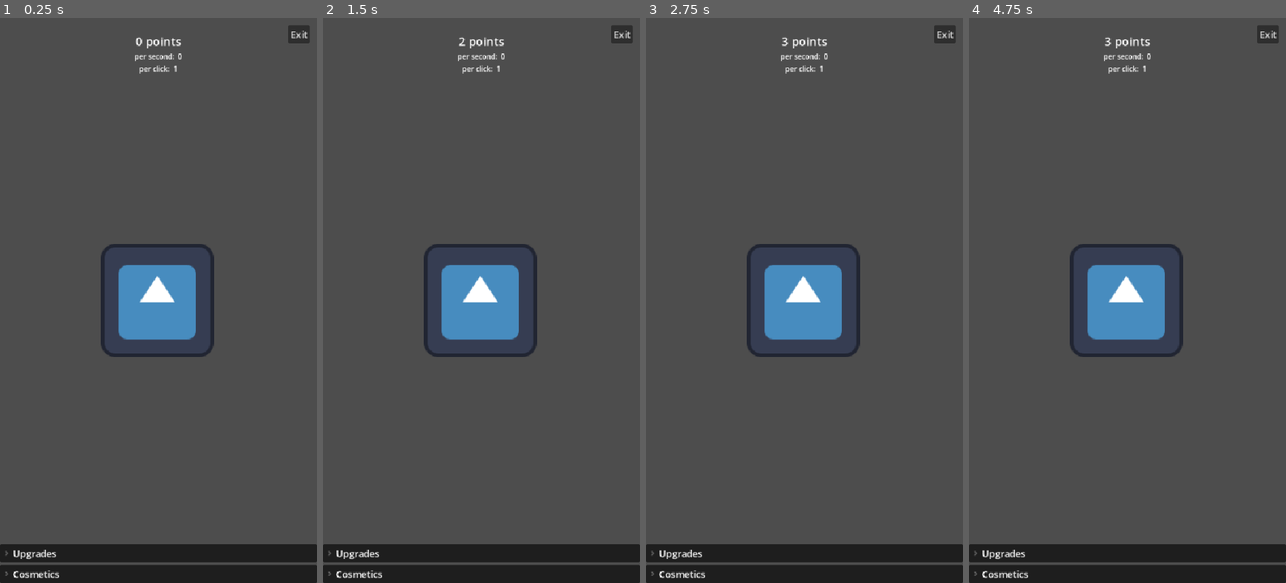
Above: before the commit, frames 1-4 (left to right).
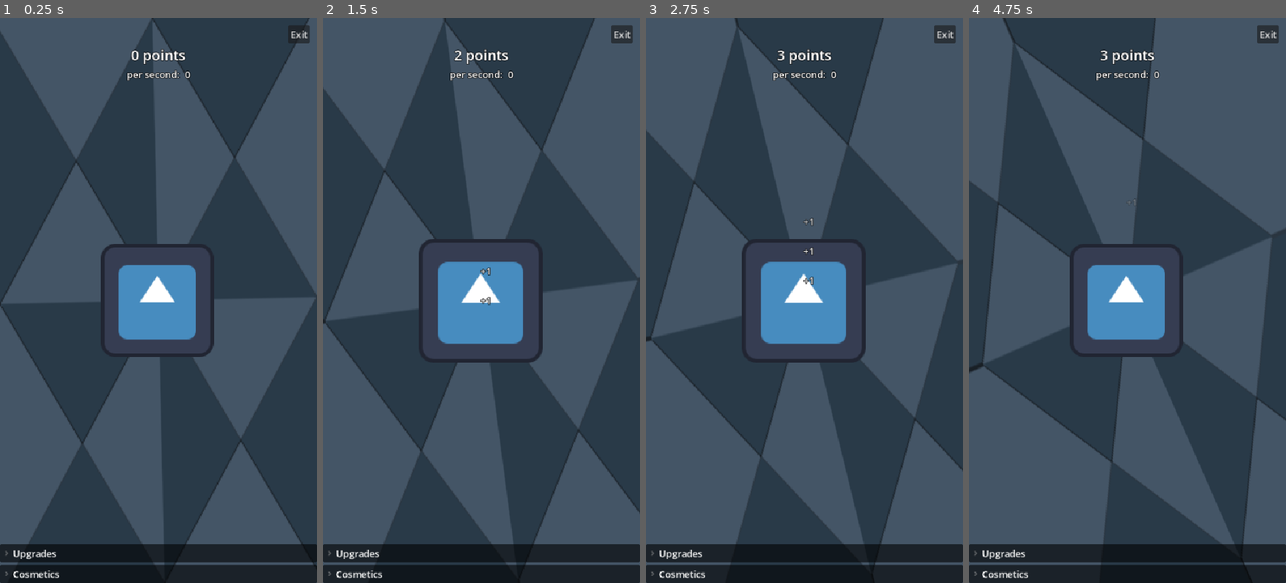
Above: after the commit, the same moments.

Repository: jermjar/Musty-Clicker
Game: Godot game, scene res://game.tscn
Two runs of this game, one before a commit and one after it. Both use one fixed random seed, a clock stepped at 60 frames per second and the inputs below. The engine's default icon, where the game draws it, is replaced by a stand-in: a white triangle on a blue panel in a dark square.
Inputs (mouse positions are in pixels of both pictures, inside the frame that each line leads up to):
- Up to frame 1 (0.25 s): no input
- Up to frame 2 (1.5 s): click (481, 300) at 0.5 s; click (481, 300) at 1.25 s
- Up to frame 3 (2.75 s): click (804, 300) at 2 s
- Up to frame 4 (4.75 s): move the mouse to (1197, 272) at 2.77 s; move the mouse to (1064, 328) at 3.52 s; move the mouse to (1159, 176) at 4.27 s

The runs differ from the first frame. In frame 1, 85% of the frame differs, in the area x 0-100%, y 0-97%; in frame 2, 86%; in frame 3, 86%; in frame 4, 85%.

Commit message:
Better Art
- More Cosmetics too

Diff:
--- /dev/null
+++ b/background.gdshader
@@ -0,0 +1,46 @@
+shader_type canvas_item;
+
+uniform float rotation_speed : hint_range(-360.0, 360.0) = 30.0;
+uniform float angle_degrees : hint_range(0.0, 360.0, 1.0) = 0.0;
+
+uniform float repeat_x : hint_range(1.0, 20.0, 1.0) = 1.0;
+uniform float repeat_y : hint_range(1.0, 20.0, 1.0) = 1.0;
+
+// Width / Height of the area being drawn.
+// For a 9:16 area, set this to 0.5625.
+uniform float aspect_ratio = 0.5625;
+
+uniform vec4 tint : source_color = vec4(1.0);
+
+void fragment() {
+    float angle = radians(angle_degrees + TIME * rotation_speed);
+
+    float c = cos(angle);
+    float s = sin(angle);
+
+    // Tile first
+    vec2 uv = UV * vec2(repeat_x, repeat_y);
+
+    // Work on a single tile
+    uv = fract(uv);
+
+    // Center around (0,0)
+    uv -= vec2(0.5);
+
+    // Compensate for aspect ratio
+    uv.x *= aspect_ratio;
+
+    // Rotate
+    uv = vec2(
+        uv.x * c - uv.y * s,
+        uv.x * s + uv.y * c
+    );
+
+    // Undo aspect ratio compensation
+    uv.x /= aspect_ratio;
+
+    // Move back into UV space
+    uv += vec2(0.5);
+
+    COLOR = texture(TEXTURE, uv) * tint;
+}
--- a/click_center_container.gd
+++ b/click_center_container.gd
@@ -1,16 +1,32 @@
 extends CenterContainer
 
 @onready var main_button: TextureButton = %Click_TextureButton
+
+var hovering: bool = false
 
 func _ready() -> void:
 	main_button.pivot_offset_ratio = Vector2(0.5, 0.5)
 	main_button.button_down.connect(_on_main_button_down)
 	main_button.button_up.connect(_on_main_button_up)
+	main_button.mouse_entered.connect(_on_mouse_entered)
+	main_button.mouse_exited.connect(_on_mouse_exited)
 
 func _on_main_button_down() -> void:
-	var tween = get_tree().create_tween()
-	tween.tween_property(main_button, "scale", Vector2(0.9, 0.9), 0.1)
+	if hovering:
+		var tween = get_tree().create_tween()
+		tween.tween_property(main_button, "scale", Vector2(1.0, 1.0), 0.1)
 
 func _on_main_button_up() -> void:
+	if hovering:
+		var tween = get_tree().create_tween()
+		tween.tween_property(main_button, "scale", Vector2(1.1, 1.1), 0.1)
+
+func _on_mouse_entered() -> void:
+	hovering = true
+	var tween = get_tree().create_tween()
+	tween.tween_property(main_button, "scale", Vector2(1.1, 1.1), 0.1)
+
+func _on_mouse_exited() -> void:
+	hovering = false
 	var tween = get_tree().create_tween()
 	tween.tween_property(main_button, "scale", Vector2(1.0, 1.0), 0.1)
--- a/game.tscn
+++ b/game.tscn
@@ -4,15 +4,59 @@
 [ext_resource type="Texture2D" uid="uid://di81xrqja3uny" path="res://art/icon.svg" id="2_e2o6t"]
 [ext_resource type="Texture2D" uid="uid://b1bunfjkttjfa" path="res://art/incredible-gassy.png" id="2_fc0e3"]
 [ext_resource type="Script" uid="uid://vsyvypircr3w" path="res://click_center_container.gd" id="2_feb5d"]
+[ext_resource type="Texture2D" uid="uid://bc1204ilclfeo" path="res://art/blackOps1MainMenuGuy.png" id="3_vef74"]
 [ext_resource type="Texture2D" uid="uid://2oskionc1475" path="res://art/kappa.png" id="4_7jktm"]
-
-[node name="Game" type="Node" unique_id=2034408797]
+[ext_resource type="Shader" uid="uid://d0f5ufb5pfjps" path="res://background.gdshader" id="5_eow3j"]
+[ext_resource type="Texture2D" uid="uid://bx4nja0kfshix" path="res://art/jorin.png" id="5_j5wjh"]
+[ext_resource type="Texture2D" uid="uid://bftmqpywup1ru" path="res://art/pattern_35.png" id="6_eow3j"]
+[ext_resource type="Texture2D" uid="uid://dwdpx1w6qe88n" path="res://art/obunga4.jpg" id="7_hve3p"]
+
+[sub_resource type="ShaderMaterial" id="ShaderMaterial_vef74"]
+shader = ExtResource("5_eow3j")
+shader_parameter/rotation_speed = 5.000017337500026
+shader_parameter/angle_degrees = 0.0
+shader_parameter/repeat_x = 1.0
+shader_parameter/repeat_y = 1.0
+shader_parameter/aspect_ratio = 0.5625
+shader_parameter/tint = Color(0.26666668, 0.33333334, 0.4, 1)
+
+[node name="Game" type="Node2D" unique_id=559046950]
 script = ExtResource("1_80nbo")
 default_sprite = ExtResource("2_e2o6t")
+black_ops_sprite = ExtResource("3_vef74")
 incredible_gassy_sprite = ExtResource("2_fc0e3")
 kappa_sprite = ExtResource("4_7jktm")
+hedgehog_sprite = ExtResource("5_j5wjh")
+redacted_sprite = ExtResource("7_hve3p")
 
 [node name="UI" type="CanvasLayer" parent="." unique_id=891288190]
+
+[node name="Background" type="Control" parent="UI" unique_id=973495662]
+layout_mode = 3
+anchors_preset = 15
+anchor_right = 1.0
+anchor_bottom = 1.0
+grow_horizontal = 2
+grow_vertical = 2
+
+[node name="ColorRect" type="ColorRect" parent="UI/Background" unique_id=73753264]
+layout_mode = 1
+anchors_preset = 15
+anchor_right = 1.0
+anchor_bottom = 1.0
+grow_horizontal = 2
+grow_vertical = 2
+color = Color(0.16078432, 0.22745098, 0.28235295, 1)
+
+[node name="TextureRect" type="TextureRect" parent="UI/Background" unique_id=1905102326]
+material = SubResource("ShaderMaterial_vef74")
+layout_mode = 1
+anchors_preset = 15
+anchor_right = 1.0
+anchor_bottom = 1.0
+grow_horizontal = 2
+grow_vertical = 2
+texture = ExtResource("6_eow3j")
 
 [node name="MenuButton" type="Button" parent="UI" unique_id=434359032]
 unique_name_in_owner = true
@@ -31,8 +75,8 @@
 [node name="Top_VBoxContainer" type="VBoxContainer" parent="UI" unique_id=852032032]
 anchors_preset = 10
 anchor_right = 1.0
-offset_top = 25.0
-offset_bottom = 75.0
+offset_top = 46.0
+offset_bottom = 107.0
 grow_horizontal = 2
 mouse_filter = 2
 
@@ -40,9 +84,9 @@
 unique_name_in_owner = true
 layout_mode = 2
 mouse_filter = 2
-theme_override_font_sizes/normal_font_size = 20
-bbcode_enabled = true
-text = "0 points"
+theme_override_font_sizes/normal_font_size = 24
+bbcode_enabled = true
+text = "[outline_size=4][outline_color=black]0 points"
 fit_content = true
 scroll_active = false
 horizontal_alignment = 1
@@ -52,21 +96,9 @@
 unique_name_in_owner = true
 layout_mode = 2
 mouse_filter = 2
-theme_override_font_sizes/normal_font_size = 12
-bbcode_enabled = true
-text = "per second:  0"
-fit_content = true
-scroll_active = false
-horizontal_alignment = 1
-vertical_alignment = 1
-
-[node name="PerClickLabel" type="RichTextLabel" parent="UI/Top_VBoxContainer" unique_id=1412947493]
-unique_name_in_owner = true
-layout_mode = 2
-mouse_filter = 2
-theme_override_font_sizes/normal_font_size = 12
-bbcode_enabled = true
-text = "per click:  0"
+theme_override_font_sizes/normal_font_size = 16
+bbcode_enabled = true
+text = "[outline_size=4][outline_color=black]per second:  0"
 fit_content = true
 scroll_active = false
 horizontal_alignment = 1
@@ -86,6 +118,7 @@
 vertical_alignment = 1
 
 [node name="Click_CenterContainer" type="CenterContainer" parent="UI" unique_id=509665110]
+unique_name_in_owner = true
 anchors_preset = 8
 anchor_left = 0.5
 anchor_top = 0.5
@@ -213,7 +246,25 @@
 unique_name_in_owner = true
 layout_mode = 2
 size_flags_horizontal = 3
-text = "5"
+text = "EQUIPPED"
+
+[node name="BlackOpsContainer" type="HBoxContainer" parent="UI/VBoxContainer/CosmeticFoldableContainer/VBoxContainer" unique_id=823044568]
+layout_mode = 2
+size_flags_vertical = 3
+
+[node name="BlackOpsLabel" type="RichTextLabel" parent="UI/VBoxContainer/CosmeticFoldableContainer/VBoxContainer/BlackOpsContainer" unique_id=929727176]
+layout_mode = 2
+size_flags_horizontal = 3
+size_flags_stretch_ratio = 3.0
+bbcode_enabled = true
+text = "Black Ops Guy"
+scroll_active = false
+
+[node name="BlackOpsButton" type="Button" parent="UI/VBoxContainer/CosmeticFoldableContainer/VBoxContainer/BlackOpsContainer" unique_id=1642404751]
+unique_name_in_owner = true
+layout_mode = 2
+size_flags_horizontal = 3
+text = "5000"
 
 [node name="IncredibleGassyContainer" type="HBoxContainer" parent="UI/VBoxContainer/CosmeticFoldableContainer/VBoxContainer" unique_id=1682442578]
 layout_mode = 2
@@ -250,3 +301,39 @@
 layout_mode = 2
 size_flags_horizontal = 3
 text = "100000"
+
+[node name="HedgehogContainer" type="HBoxContainer" parent="UI/VBoxContainer/CosmeticFoldableContainer/VBoxContainer" unique_id=1126017698]
+layout_mode = 2
+size_flags_vertical = 3
+
+[node name="HedgehogLabel" type="RichTextLabel" parent="UI/VBoxContainer/CosmeticFoldableContainer/VBoxContainer/HedgehogContainer" unique_id=849614434]
+layout_mode = 2
+size_flags_horizontal = 3
+size_flags_stretch_ratio = 3.0
+bbcode_enabled = true
+text = "Hedgehog"
+scroll_active = false
+
+[node name="HedgehogButton" type="Button" parent="UI/VBoxContainer/CosmeticFoldableContainer/VBoxContainer/HedgehogContainer" unique_id=1753646286]
+unique_name_in_owner = true
+layout_mode = 2
+size_flags_horizontal = 3
+text = "500000"
+
+[node name="RedactedContainer" type="HBoxContainer" parent="UI/VBoxContainer/CosmeticFoldableContainer/VBoxContainer" unique_id=945636237]
+layout_mode = 2
+size_flags_vertical = 3
+
+[node name="RedactedLabel" type="RichTextLabel" parent="UI/VBoxContainer/CosmeticFoldableContainer/VBoxContainer/RedactedContainer" unique_id=167684539]
+layout_mode = 2
+size_flags_horizontal = 3
+size_flags_stretch_ratio = 3.0
+bbcode_enabled = true
+text = "[REDACTED]"
+scroll_active = false
+
+[node name="RedactedButton" type="Button" parent="UI/VBoxContainer/CosmeticFoldableContainer/VBoxContainer/RedactedContainer" unique_id=357195232]
+unique_name_in_owner = true
+layout_mode = 2
+size_flags_horizontal = 3
+text = "???"
--- a/game_manager.gd
+++ b/game_manager.gd
@@ -1,11 +1,14 @@
-extends Node
+extends Node2D
 
 const save_path = "user://save_data.json"
 var save_data: Dictionary
 var cosmetic_data: Dictionary = {
 	Cosmetics.DEFAULT: true,
+	Cosmetics.BLACK_OPS: false,
 	Cosmetics.INCREDIBLE_GASSY: false,
-	Cosmetics.KAPPA: false
+	Cosmetics.KAPPA: false,
+	Cosmetics.HEDGEHOG: false,
+	Cosmetics.REDACTED: false
 }
 
 enum OfflineHours {
@@ -21,17 +24,31 @@
 }
 enum Cosmetics {
 	DEFAULT,
+	BLACK_OPS,
 	INCREDIBLE_GASSY,
-	KAPPA
+	KAPPA,
+	HEDGEHOG,
+	REDACTED
 }
 
+const LABEL_SPEED = 200
+
 @export var default_sprite: CompressedTexture2D
+@export var black_ops_sprite: CompressedTexture2D
 @export var incredible_gassy_sprite: CompressedTexture2D
 @export var kappa_sprite: CompressedTexture2D
+@export var hedgehog_sprite: CompressedTexture2D
+@export var redacted_sprite: CompressedTexture2D
+
+@onready var default_button: Button = %DefaultButton
+@onready var black_ops_button: Button = %BlackOpsButton
+@onready var incredible_gassy_button: Button = %IncredibleGassyButton
+@onready var kappa_button: Button = %KappaButton
+@onready var hedgehog_button: Button = %HedgehogButton
+@onready var redacted_button: Button = %RedactedButton
 
 @onready var points_label: RichTextLabel = %PointsLabel
 @onready var per_second_label: RichTextLabel = %PerSecondLabel
-@onready var per_click_label: RichTextLabel = %PerClickLabel
 @onready var offline_points_label: RichTextLabel = %OfflinePointsLabel
 @onready var offline_upgrade_label: RichTextLabel = %OfflineUpgradeLabel
 
@@ -43,10 +60,7 @@
 
 @onready var upgrade_foldable_container: FoldableContainer = %UpgradeFoldableContainer
 @onready var cosmetic_foldable_container: FoldableContainer = %CosmeticFoldableContainer
-
-@onready var default_button: Button = %DefaultButton
-@onready var incredible_gassy_button: Button = %IncredibleGassyButton
-@onready var kappa_button: Button = %KappaButton
+@onready var click_center_container: CenterContainer = %Click_CenterContainer
 
 var points: float = 0.0
 var offline_points: float = 0.0
@@ -60,11 +74,12 @@
 var click_upgrade_scale: int = 50
 var pps_upgrade_scale: int = 500
 var offline_upgrade_amount: int = 5000
-var offline_upgrade_scale: int = 15000
 
 var offline_hours: OfflineHours = OfflineHours.ZERO
 var offline_button_disabled: bool = false
 var current_skin: Cosmetics = Cosmetics.DEFAULT
+var show_redacted_amount: bool = false
+var stop_process_check: bool = false
 
 func _ready() -> void:
 	load_game()
@@ -72,15 +87,18 @@
 	get_window().unresizable = true
 
 	# Button signals
-	click_button.button_down.connect(_on_click_button_down)
+	click_button.button_up.connect(_on_click_button_up)
 	menu_button.button_down.connect(_on_menu_button_down)
 	click_upgrade_button.button_down.connect(_on_click_upgrade_button_down)
 	pps_upgrade_button.button_down.connect(_on_pps_upgrade_button_down)
 	offline_upgrade_button.button_down.connect(_on_offline_upgrade_button_down)
 
 	default_button.button_down.connect(_on_cosmetic_button_down.bind(Cosmetics.DEFAULT))
+	black_ops_button.button_down.connect(_on_cosmetic_button_down.bind(Cosmetics.BLACK_OPS))
 	incredible_gassy_button.button_down.connect(_on_cosmetic_button_down.bind(Cosmetics.INCREDIBLE_GASSY))
 	kappa_button.button_down.connect(_on_cosmetic_button_down.bind(Cosmetics.KAPPA))
+	hedgehog_button.button_down.connect(_on_cosmetic_button_down.bind(Cosmetics.HEDGEHOG))
+	redacted_button.button_down.connect(_on_cosmetic_button_down.bind(Cosmetics.REDACTED))
 
 	# Initialize labels
 	update_labels()
@@ -91,6 +109,13 @@
 func _process(delta: float) -> void:
 	points += points_per_second * delta
 	update_labels()
+
+	if points >= 9000000 and not show_redacted_amount:
+		show_redacted_amount = true
+
+	if show_redacted_amount and not stop_process_check:
+		stop_process_check = true
+		update_cosmetic_labels()
 
 func update_upgrade_text() -> void:
 	click_upgrade_button.text = str(click_upgrade_amount)
@@ -103,9 +128,8 @@
 		offline_upgrade_button.text = "PURCHASED"
 
 func update_labels() -> void:
-	points_label.text = "%s points" % [int(points)]
-	per_second_label.text = "per second:  %s" % [points_per_second]
-	per_click_label.text = "per click:  %s" % [points_per_click]
+	points_label.text = "[outline_size=4][outline_color=black]%s points" % [int(points)]
+	per_second_label.text = "[outline_size=4][outline_color=black]per second:  %s" % [points_per_second]
 
 func update_cosmetic(skin: Cosmetics) -> void:
 	match skin:
@@ -114,6 +138,11 @@
 			click_button.texture_normal = default_sprite
 			default_button.disabled = true
 			current_skin = skin
+		Cosmetics.BLACK_OPS:
+			black_ops_button.text = "EQUIPPED"
+			click_button.texture_normal = black_ops_sprite
+			black_ops_button.disabled = true
+			current_skin = skin
 		Cosmetics.INCREDIBLE_GASSY:
 			incredible_gassy_button.text = "EQUIPPED"
 			click_button.texture_normal = incredible_gassy_sprite
@@ -123,6 +152,16 @@
 			kappa_button.text = "EQUIPPED"
 			click_button.texture_normal = kappa_sprite
 			kappa_button.disabled = true
+			current_skin = skin
+		Cosmetics.HEDGEHOG:
+			hedgehog_button.text = "EQUIPPED"
+			click_button.texture_normal = hedgehog_sprite
+			hedgehog_button.disabled = true
+			current_skin = skin
+		Cosmetics.REDACTED:
+			redacted_button.text = "EQUIPPED"
+			click_button.texture_normal = redacted_sprite
+			redacted_button.disabled = true
 			current_skin = skin
 
 func update_cosmetic_labels() -> void:
@@ -134,6 +173,14 @@
 			default_button.text = "EQUIP"
 			default_button.disabled = false
 
+	if cosmetic_data[Cosmetics.BLACK_OPS]:
+		if current_skin == Cosmetics.BLACK_OPS:
+			black_ops_button.text = "EQUIPPED"
+			black_ops_button.disabled = true
+		else:
+			black_ops_button.text = "EQUIP"
+			black_ops_button.disabled = false
+
 	if cosmetic_data[Cosmetics.INCREDIBLE_GASSY]:
 		if current_skin == Cosmetics.INCREDIBLE_GASSY:
 			incredible_gassy_button.text = "EQUIPPED"
@@ -150,8 +197,29 @@
 			kappa_button.text = "EQUIP"
 			kappa_button.disabled = false
 
+	if cosmetic_data[Cosmetics.HEDGEHOG]:
+		if current_skin == Cosmetics.HEDGEHOG:
+			hedgehog_button.text = "EQUIPPED"
+			hedgehog_button.disabled = true
+		else:
+			hedgehog_button.text = "EQUIP"
+			hedgehog_button.disabled = false
+
+	if cosmetic_data[Cosmetics.REDACTED]:
+		if current_skin == Cosmetics.REDACTED:
+			redacted_button.text = "EQUIPPED"
+			redacted_button.disabled = true
+		else:
+			redacted_button.text = "EQUIP"
+			redacted_button.disabled = false
+	else:
+		if show_redacted_amount:
+			redacted_button.text = str(25000000)
+		else:
+			redacted_button.text = "???"
+
 func display_offline_points_label() -> void:
-	offline_points_label.text = "You earned %s points while away!" % [int(offline_points)]
+	offline_points_label.text = "[outline_size=4][outline_color=black]You earned %s points while away!" % [int(offline_points)]
 	offline_points_label.show()
 	await get_tree().create_timer(2.0).timeout
 	var tween = get_tree().create_tween()
@@ -160,8 +228,25 @@
 	offline_points_label.hide()
 
 #region BUTTON SIGNALS
-func _on_click_button_down() -> void:
-	points += points_per_click
+func _on_click_button_up() -> void:
+	if click_center_container.hovering:
+		points += points_per_click
+		var ppc_label: RichTextLabel = RichTextLabel.new()
+		var mouse_pos = get_global_mouse_position()
+		ppc_label.text = "[outline_size=4][outline_color=black]+%s" % [points_per_click]
+		ppc_label.position = mouse_pos
+		ppc_label.bbcode_enabled = true
+		ppc_label.fit_content = true
+		ppc_label.custom_minimum_size = Vector2(100, 25)
+		ppc_label.mouse_filter = Control.MOUSE_FILTER_IGNORE
+		self.get_child(0).add_child(ppc_label)
+		var position_tween = get_tree().create_tween()
+		position_tween.tween_property(ppc_label, "position:y", mouse_pos.y - LABEL_SPEED, 3)
+		await get_tree().create_timer(2.0).timeout
+		var alpha_tween = get_tree().create_tween()
+		alpha_tween.tween_property(ppc_label, "modulate:a", 0, 1)
+		await alpha_tween.finished
+		ppc_label.queue_free()
 
 func _on_click_upgrade_button_down() -> void:
 	if points >= click_upgrade_amount:
@@ -192,16 +277,16 @@
 				offline_upgrade_amount = 100000
 			OfflineHours.THREE:
 				offline_hours = OfflineHours.FOUR
-				offline_upgrade_amount = 150000
+				offline_upgrade_amount = 200000
 			OfflineHours.FOUR:
 				offline_hours = OfflineHours.FIVE
-				offline_upgrade_amount = 300000
+				offline_upgrade_amount = 500000
 			OfflineHours.FIVE:
 				offline_hours = OfflineHours.SIX
-				offline_upgrade_amount = 500000
+				offline_upgrade_amount = 1000000
 			OfflineHours.SIX:
 				offline_hours = OfflineHours.SEVEN
-				offline_upgrade_amount = 1000000
+				offline_upgrade_amount = 10000000
 			OfflineHours.SEVEN:
 				offline_hours = OfflineHours.EIGHT
 				offline_button_disabled = true
@@ -213,6 +298,11 @@
 		Cosmetics.DEFAULT:
 			update_cosmetic(skin)
 			cosmetic_data[Cosmetics.DEFAULT] = true
+		Cosmetics.BLACK_OPS:
+			if points >= int(black_ops_button.text):
+				points -= int(black_ops_button.text)
+				update_cosmetic(skin)
+				cosmetic_data[Cosmetics.BLACK_OPS] = true
 		Cosmetics.INCREDIBLE_GASSY:
 			if points >= int(incredible_gassy_button.text):
 				points -= int(incredible_gassy_button.text)
@@ -223,6 +313,16 @@
 				points -= int(kappa_button.text)
 				update_cosmetic(skin)
 				cosmetic_data[Cosmetics.KAPPA] = true
+		Cosmetics.HEDGEHOG:
+			if points >= int(hedgehog_button.text):
+				points -= int(hedgehog_button.text)
+				update_cosmetic(skin)
+				cosmetic_data[Cosmetics.HEDGEHOG] = true
+		Cosmetics.REDACTED:
+			if points >= int(redacted_button.text):
+				points -= int(redacted_button.text)
+				update_cosmetic(skin)
+				cosmetic_data[Cosmetics.REDACTED] = true
 	update_cosmetic_labels()
 
 func _on_menu_button_down() -> void:
@@ -233,7 +333,7 @@
 func save_game() -> void:
 	save_data = {
 		"last_saved_time": Time.get_unix_time_from_system(),
-		"points": points,
+		"points": int(points),
 		"points_per_click": points_per_click,
 		"points_per_second": points_per_second,
 		"click_upgrade_amount": click_upgrade_amount,
@@ -244,7 +344,8 @@
 		"current_skin": current_skin,
 		"cosmetic_data": var_to_str(cosmetic_data),
 		"upgrade_foldable": upgrade_foldable_container.folded,
-		"cosmetic_foldable": cosmetic_foldable_container.folded
+		"cosmetic_foldable": cosmetic_foldable_container.folded,
+		"show_redacted_amount": show_redacted_amount
 	}
 	var file_access: FileAccess = FileAccess.open(save_path, FileAccess.WRITE)
 	file_access.store_string(JSON.stringify(save_data, "\t", false))
@@ -269,6 +370,7 @@
 		cosmetic_data = str_to_var(save_data["cosmetic_data"])
 		upgrade_foldable_container.folded = save_data["upgrade_foldable"]
 		cosmetic_foldable_container.folded = save_data["cosmetic_foldable"]
+		show_redacted_amount = save_data["show_redacted_amount"]
 
 		var current_time = Time.get_unix_time_from_system()
 		var elapsed = current_time - save_data["last_saved_time"]
Binary file added: art/blackOps1MainMenuGuy.png
Not shown, added: art/blackOps1MainMenuGuy.png.import
Binary file added: art/jorin.png
Not shown, added: art/jorin.png.import
Binary file added: art/obunga4.jpg
Not shown, added: art/obunga4.jpg.import
Binary file added: art/pattern_35.png
Not shown, added: art/pattern_35.png.import
Not shown, added: background.gdshader.uid
